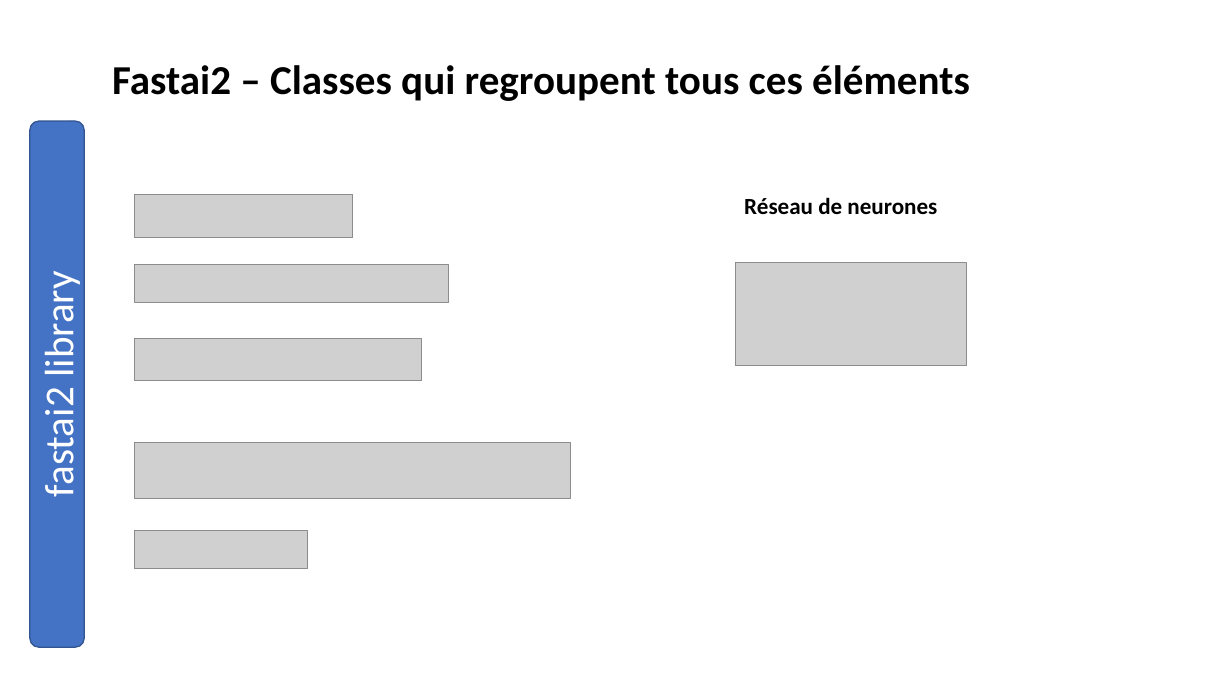
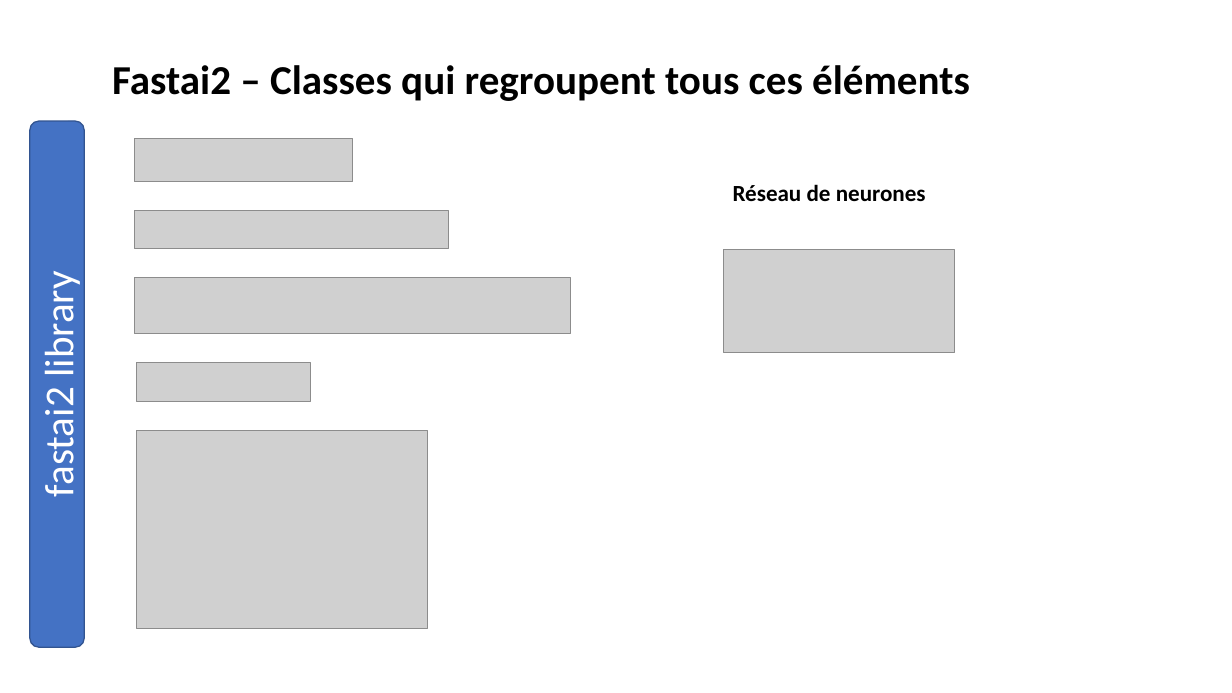
Before and after one commit to laurentprudhon/cours-deeplearning-2020, a slide deck: slide 11 of slides/03_04_mnist_basics.pptx. Drawn at 1232x693 pixels with LibreOffice and Linux fonts; fonts in the diff are those of the drawing; grey boxes stand for pictures. Boxes give left, top, right and bottom in pixels: in the first picture for what was removed or moved away, otherwise in the second. Text is boxed around its words. In the diff, an @@ line names an element or a change of style, - is before the commit and + after.

```diff
--- a/slides/03_04_mnist_basics.pptx
+++ b/slides/03_04_mnist_basics.pptx
@@ picture: place and size @@
-picture at bbox=[134, 194, 352, 238]
+picture at bbox=[134, 139, 352, 182]
@@ text "Réseau de neurones": place and size @@
-text "Réseau de neurones" at bbox=[744, 197, 937, 214]
+text "Réseau de neurones" at bbox=[733, 184, 926, 201]
@@ picture: place and size @@
-picture at bbox=[134, 265, 449, 303]
+picture at bbox=[134, 211, 449, 249]
@@ picture: place and size @@
-picture at bbox=[736, 262, 967, 365]
+picture at bbox=[724, 250, 955, 352]
@@ picture: place and size @@
-picture at bbox=[134, 442, 570, 498]
+picture at bbox=[134, 277, 570, 334]
@@ picture removed at bbox=[134, 338, 421, 381] @@
@@ picture: place and size @@
-picture at bbox=[134, 531, 308, 569]
+picture at bbox=[137, 363, 311, 402]
@@ picture added at bbox=[137, 431, 428, 629] @@
```
Also in this commit, not shown: 3 other slides changed, 2 other files.
